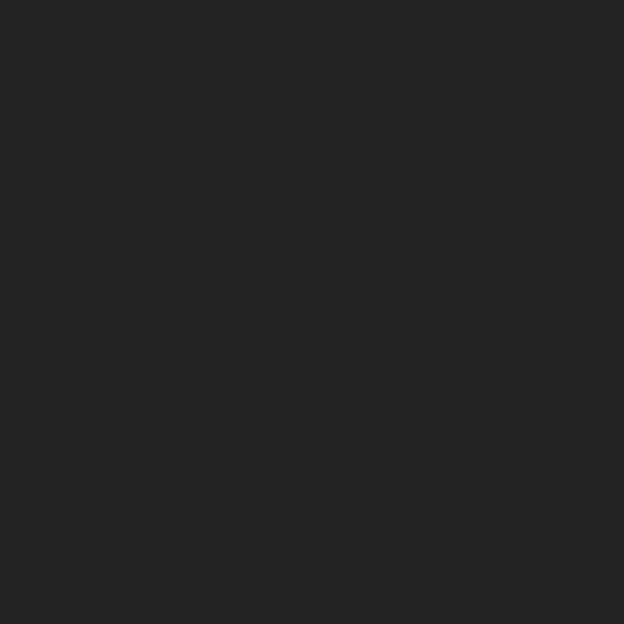
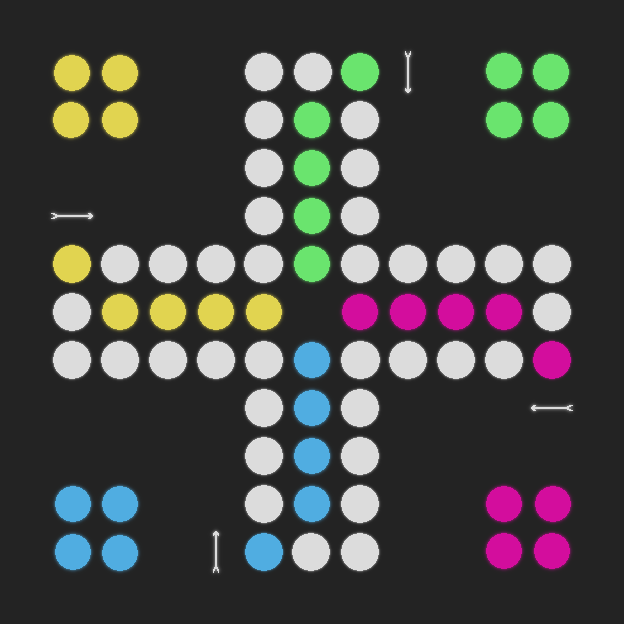
The second (624, 624) image is a revision of the first. Changes to its layers:
added layer "arros-Kopie" above "arros" over [51, 51, 573, 573]
added layer "arros" above "green-Kopie" over [48, 48, 576, 576]
added layer "green-Kopie" above "green" over [294, 53, 569, 282]
added layer "green" above "yello-Kopie" over [290, 48, 574, 286]
added layer "yello-Kopie" above "yello" over [53, 55, 282, 330]
added layer "yello" above "blue-Kopie" over [48, 50, 286, 334]
added layer "blue-Kopie" above "blue" over [55, 342, 330, 571]
added layer "blue" above "red-Kopie" over [50, 338, 334, 576]
added layer "red-Kopie" above "red" over [342, 294, 571, 569]
added layer "red" above "white-Kopie" over [338, 290, 576, 574]
added layer "white-Kopie" above "white" over [53, 53, 571, 571]
renamed "sketch" to "white", painted on it over [49, 49, 575, 575]
